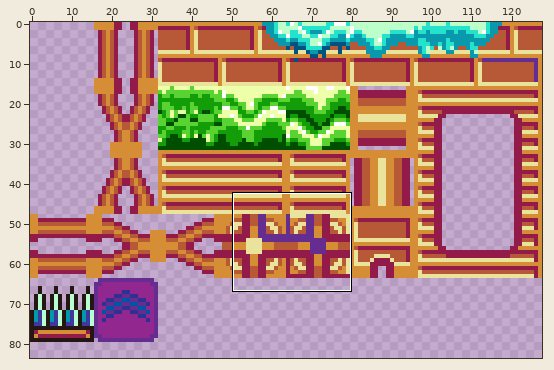
Sprite sheet -- sprites/spr_tileset_main/layers/9e5ddf8f-bce7-4b47-955e-4056df825ebc/618ccdd6-a913-4f4f-8eb1-5e3ba5da3d3c.png. Above: a wide view before the commit, with the close-up outlined.
Close-up. First the earlier version:
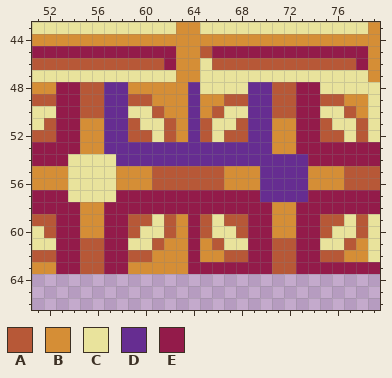
The file is 128x128 pixels. Shown: x 51..79, y 43..66. The wide view leaves out empty margins.
Palette (. is transparent): A #b75837  B #d58e36  C #e9e39c  D #662d91  E #931b4a
Pixels before, first column x 51:
43 CCCCCCCCCCCCBBCCCCCCCCCCCCCCB
44 BBBBBBBBBBBBBBBBBBBBBBBBBBBBB
45 EEEEEEEEEEEEBBAEEEEEEEEEEEEEB
46 AAAAAAAAAAAEBBCAAAAAAAAAAAAEB
47 CCCCCCCCCCCCBBCCCCCCCCCCCCCCB
48 BBEEAADDBBBBBDCCCCDDAAEECCCCC
49 AAEEAADDAABBBDBBAADDAAEEAABBC
50 CCEEAADDCCABBDBACCDDAAEECCABC
51 CAEEBBDDACCABDACCADDBBEEACCAC
52 AAEEBBDDAACABDACAADDBBEEAACAC
53 EEEEBBDDDDDDDDDDDDDDBBEEEEEEE
54 EEECCCCDDDDDDDDDDDDDDDDEEEEEE
55 BBBCCCCBBBAAAAAABBBDDDDBBBAAA
56 BBBCCCCBBBAAAAAABBBDDDDBBBAAA
57 EEECCCCEEEEEEEEEEEEDDDDEEEEEE
58 EEEEBBEEEEEEEEEEEEEEBBEEEEEEE
59 AAEEBBEEAACABEACAAEEBBEEAACAC
60 CAEEBBEEACCABEACCAEEBBEEACCAC
61 CCEEAAEECCABBEBACCEEAAEECCABC
62 AAEEAAEEAABBBEBBAAEEAAEEAABBC
63 BBEEAAEEBBBBBEEEEEEEAAEEEEEEE
The same view after the edit:
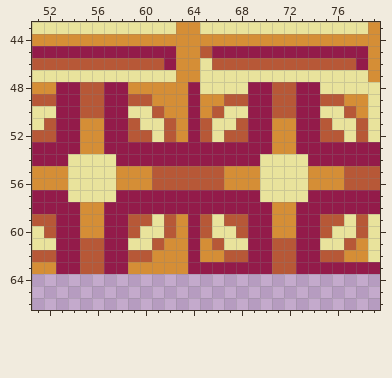
The edit:
Changed rows in their new state; - is an unchanged pixel.
first column x 57:
48 EE-----E----EE---
49 EE-----E----EE---
50 EE-----E----EE---
51 EE-----E----EE---
52 EE-----E----EE---
53 EEEEEEEEEEEEEE---
54 -EEEEEEEEEEEECCCC
55 -------------CCCC
56 -------------CCCC
57 -------------CCCC
Where, in picture pixels (left, top, right, bottom), the same in both close-ups:
changed: (104, 82, 308, 202)
